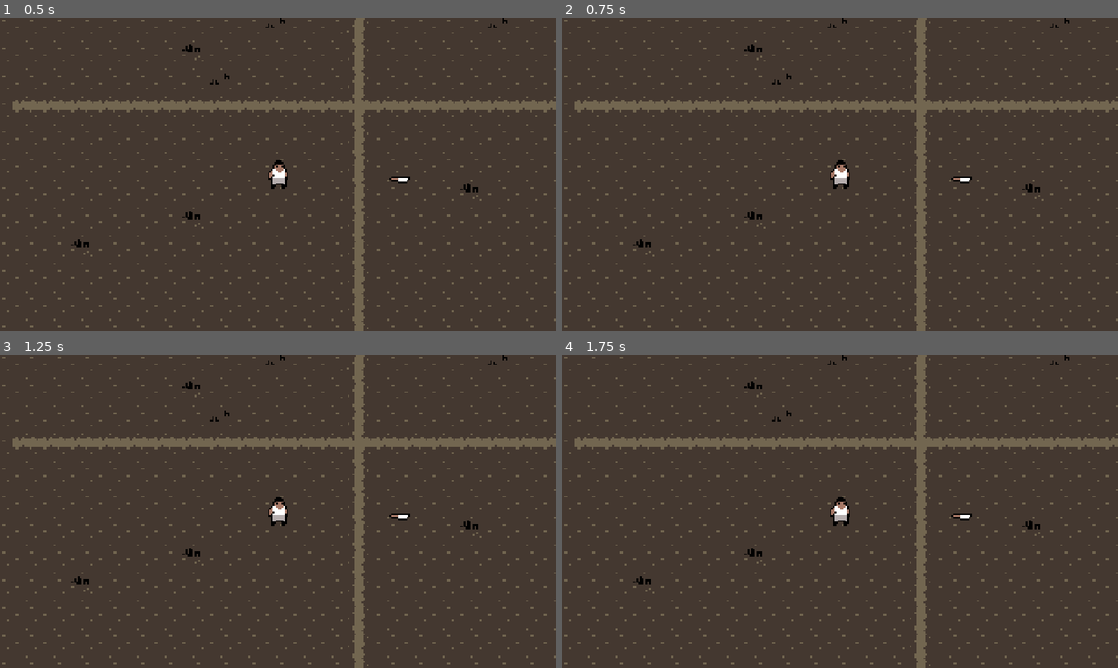
Above: before the commit, frames 1-4 (two rows, left to right).
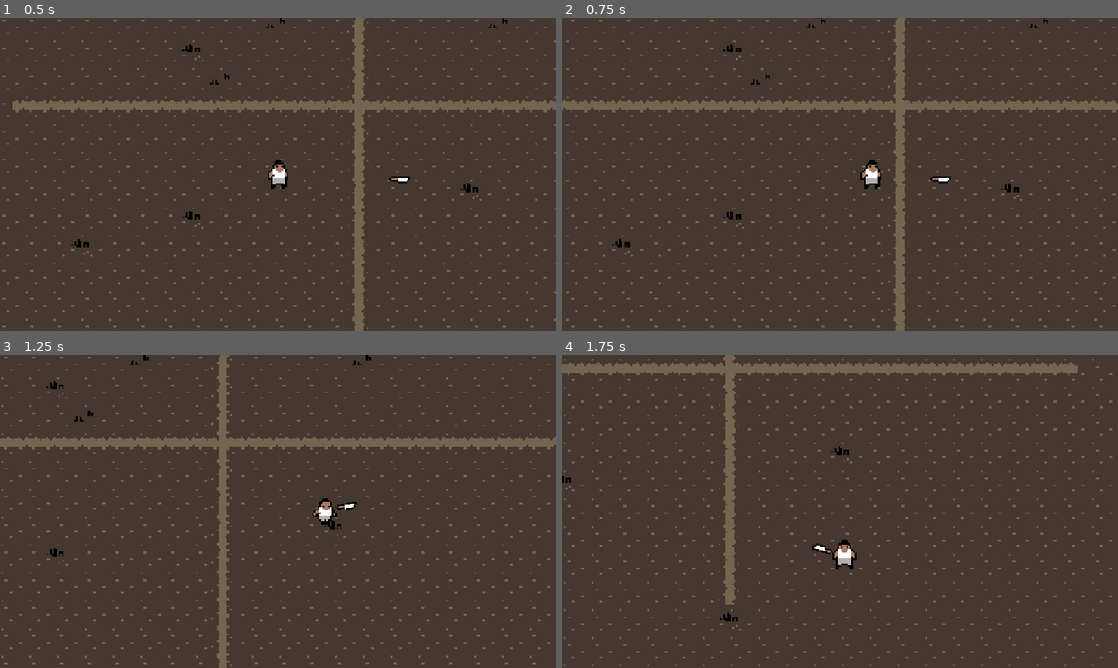
Above: after the commit, the same moments.

Repository: AmosMaddux/RogueZombies
Game: Godot game, scene res://scenes/main.tscn
Same seed, same stepped clock (60 frames per second), same inputs: the game is played once before the commit and once after it.
Inputs (mouse positions are in pixels of both pictures, inside the frame that each line leads up to):
- Up to frame 1 (0.5 s): no input
- Up to frame 2 (0.75 s): tap Enter at 0.5 s; move the mouse to (962, 158) at 0.52 s; hold D (walk_right) from 0.53 s (still down); click (962, 158) at 0.6 s
- Up to frame 3 (1.25 s): keep holding D (walk_right)
- Up to frame 4 (1.75 s): move the mouse to (728, 527) at 1.27 s; release D (walk_right) at 1.28 s; hold S (walk_down) from 1.28 s (still down); click (728, 527) at 1.35 s

Frame 1 is identical in both runs. In frame 2, 9.3% of the frame differs, in the area x 0-100%, y 0-100%; in frame 3, 8.8%; in frame 4, 14%.
Error before the commit: Parse Error: Expected "get" or "set" for property declaration. (res://scripts/player.gd:10)

Commit message:
Last Sync: 2026-03-16 18:46 (Mobile)

Diff:
--- a/project.godot
+++ b/project.godot
@@ -47,6 +47,11 @@
 , Object(InputEventJoypadMotion,"resource_local_to_scene":false,"resource_name":"","device":-1,"axis":0,"axis_value":1.0,"script":null)
 ]
 }
+attack={
+"deadzone": 0.2,
+"events": [Object(InputEventMouseButton,"resource_local_to_scene":false,"resource_name":"","device":-1,"window_id":0,"alt_pressed":false,"shift_pressed":false,"ctrl_pressed":false,"meta_pressed":false,"button_mask":0,"position":Vector2(0, 0),"global_position":Vector2(0, 0),"factor":1.0,"button_index":1,"canceled":false,"pressed":false,"double_click":false,"script":null)
+]
+}
 
 [physics]
 
--- a/scenes/player.tscn
+++ b/scenes/player.tscn
@@ -2,6 +2,7 @@
 
 [ext_resource type="Texture2D" uid="uid://dck05v15ew4w5" path="res://Zombie Apocalypse Tileset/Zombie Apocalypse Tileset/Organized separated sprites/Player Character Walking Animation Frames/Zombie-Tileset---_0482_Capa-483.png" id="1_ur7pv"]
 [ext_resource type="Script" uid="uid://y3doj5tgodtr" path="res://scripts/player.gd" id="1_y4r1p"]
+[ext_resource type="PackedScene" uid="uid://e1kqrpwdlydh" path="res://scenes/slash_fx.tscn" id="2_d2wvv"]
 [ext_resource type="Texture2D" uid="uid://c3261c1daa41a" path="res://Zombie Apocalypse Tileset/Zombie Apocalypse Tileset/Organized separated sprites/Player Character Walking Animation Frames/Zombie-Tileset---_0483_Capa-484.png" id="2_y4r1p"]
 [ext_resource type="Texture2D" uid="uid://b6178l6jqkcw0" path="res://Zombie Apocalypse Tileset/Zombie Apocalypse Tileset/Organized separated sprites/Player Character Walking Animation Frames/Zombie-Tileset---_0484_Capa-485.png" id="3_d2wvv"]
 [ext_resource type="Texture2D" uid="uid://j02qymyeokri" path="res://Zombie Apocalypse Tileset/Zombie Apocalypse Tileset/Organized separated sprites/Player Character Walking Animation Frames/Zombie-Tileset---_0479_Capa-480.png" id="4_3v2ag"]
@@ -88,6 +89,7 @@
 [node name="Player" type="CharacterBody2D" unique_id=768004286 groups=["player"]]
 motion_mode = 1
 script = ExtResource("1_y4r1p")
+fx_scene = ExtResource("2_d2wvv")
 
 [node name="Visuals" type="Node2D" parent="." unique_id=1407934232]
 
--- a/scenes/slash_fx.tscn
+++ b/scenes/slash_fx.tscn
@@ -21,7 +21,7 @@
 "duration": 1.0,
 "texture": ExtResource("4_k0nmf")
 }],
-"loop": true,
+"loop": false,
 "name": &"slash",
 "speed": 10.0
 }]
--- a/scripts/knife.gd
+++ b/scripts/knife.gd
@@ -1,4 +1,5 @@
 extends Area2D
+class_name Knife
 
 var is_equipped = false
 
--- a/scripts/player.gd
+++ b/scripts/player.gd
@@ -7,7 +7,7 @@
 @onready var weapon_slot: Marker2D = $WeaponPivot/WeaponSlot
 
 #Packed Scenes
-@export var fx_scene: PackedScene = res://scenes/slash_fx.tscn
+@export var fx_scene: PackedScene
 
 const SPEED = 150.0
 const JUMP_VELOCITY = -400.0
@@ -66,6 +66,9 @@
 func _process(delta: float) -> void:
 	rotate_weapon_pivot()
 
+	if Input.is_action_just_pressed("attack"):
+		attack()
+
 
 func _physics_process(delta: float) -> void:
 	move()
